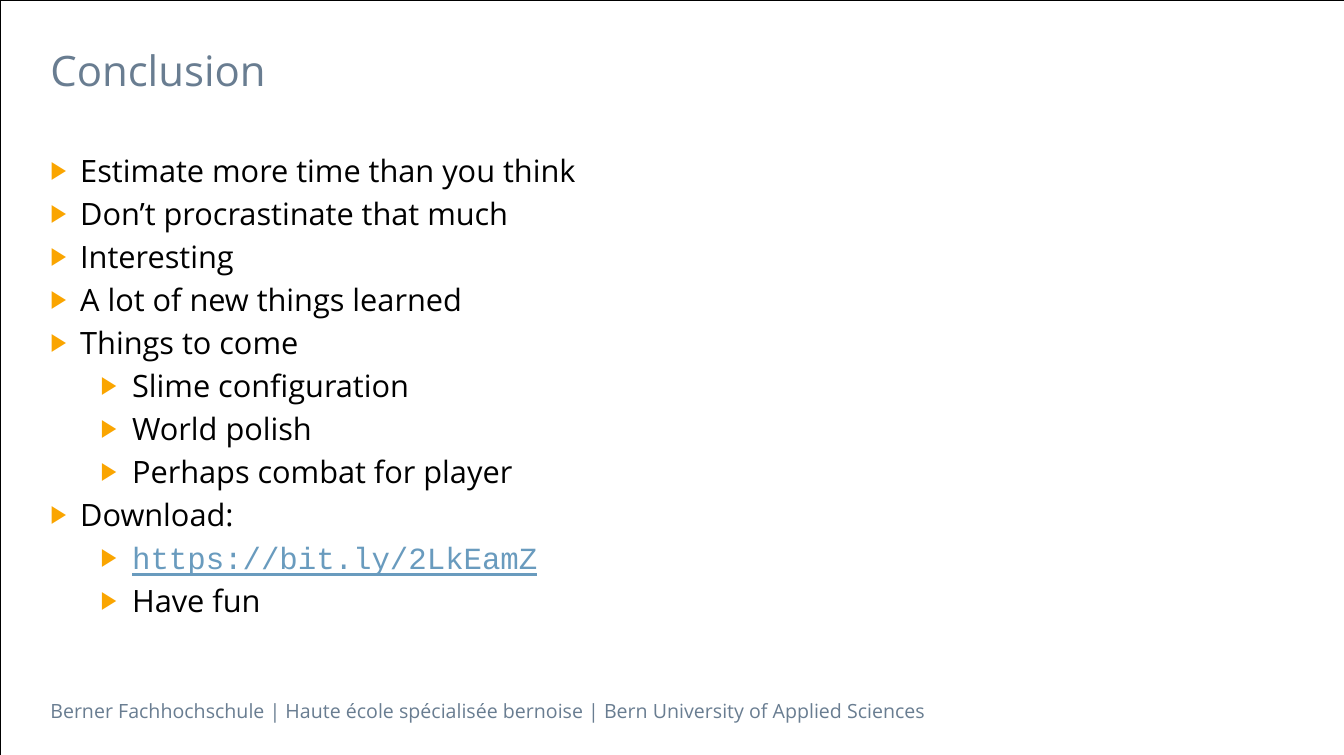
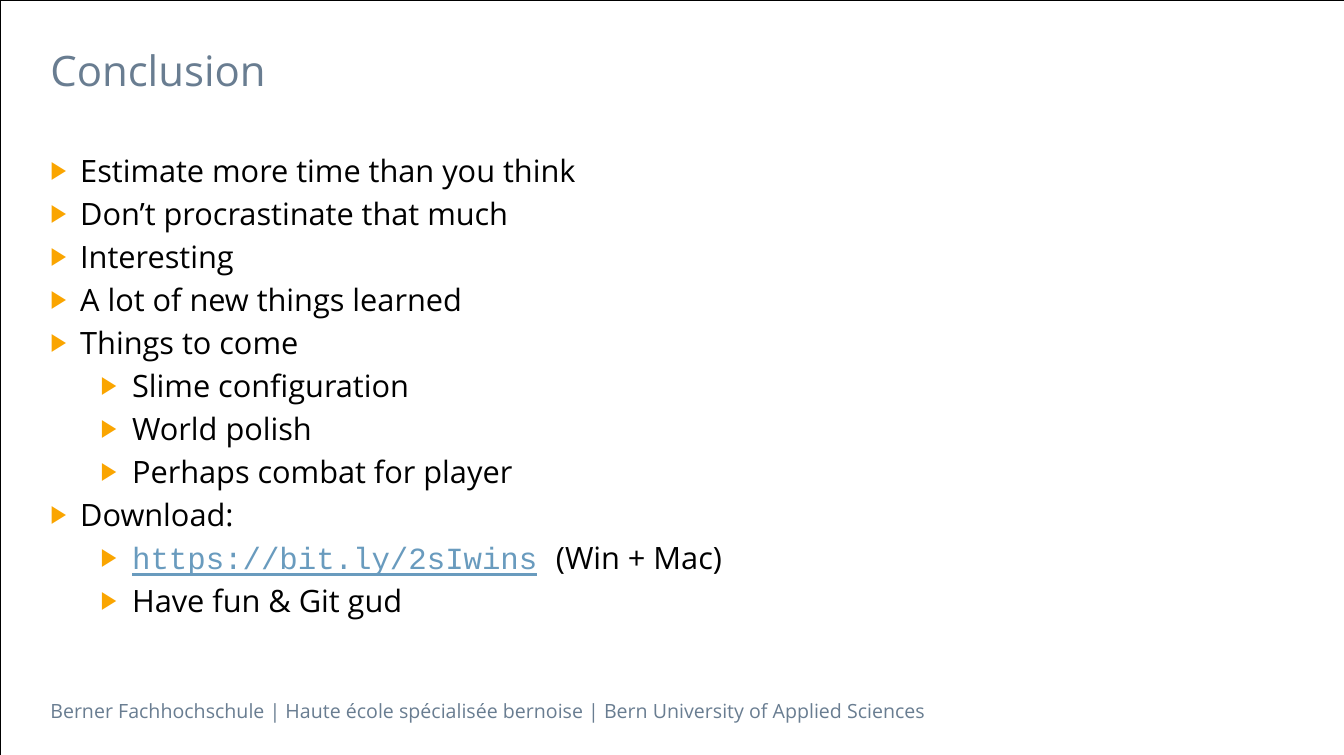
Before and after one commit to B3N5CH1/DiscoPlanet, a slide deck: slide 8 of doc/Presentation.pptx. Drawn at 1344x755 pixels with LibreOffice and Linux fonts; fonts in the diff are those of the drawing. Boxes give left, top, right and bottom in pixels: in the first picture for what was removed or moved away, otherwise in the second. Text is boxed around its words. In the diff, an @@ line names an element or a change of style, - is before the commit and + after.

```diff
--- a/doc/Presentation.pptx
+++ b/doc/Presentation.pptx
@@ text at [132, 546, 721, 620]: text changed; font Courier New to Open Sans; text colour #699BBE to #000000 @@
-  ▶ https://bit.ly/2LkEamZ
-  ▶ Have fun
+  ▶ https://bit.ly/2sIwins (Win + Mac)
+  ▶ Have fun & Git gud
```
Also in this commit, not shown: 4 other slides changed, 4 other files.
